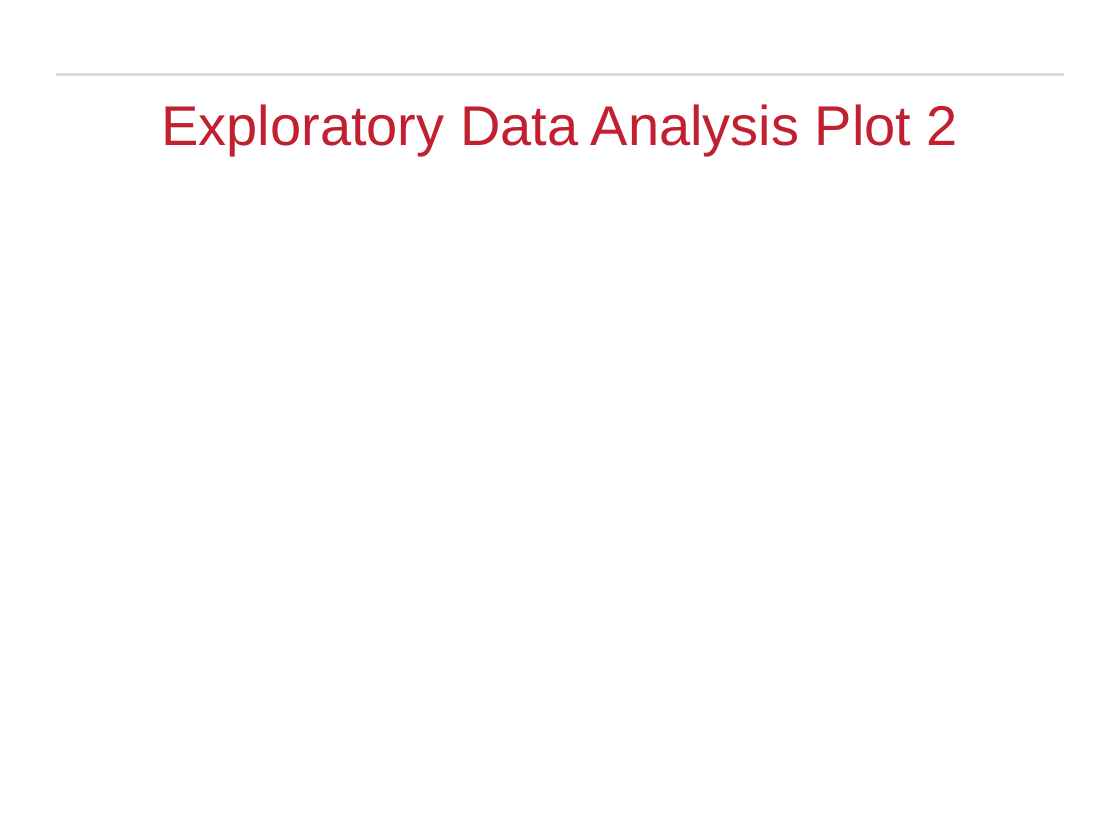
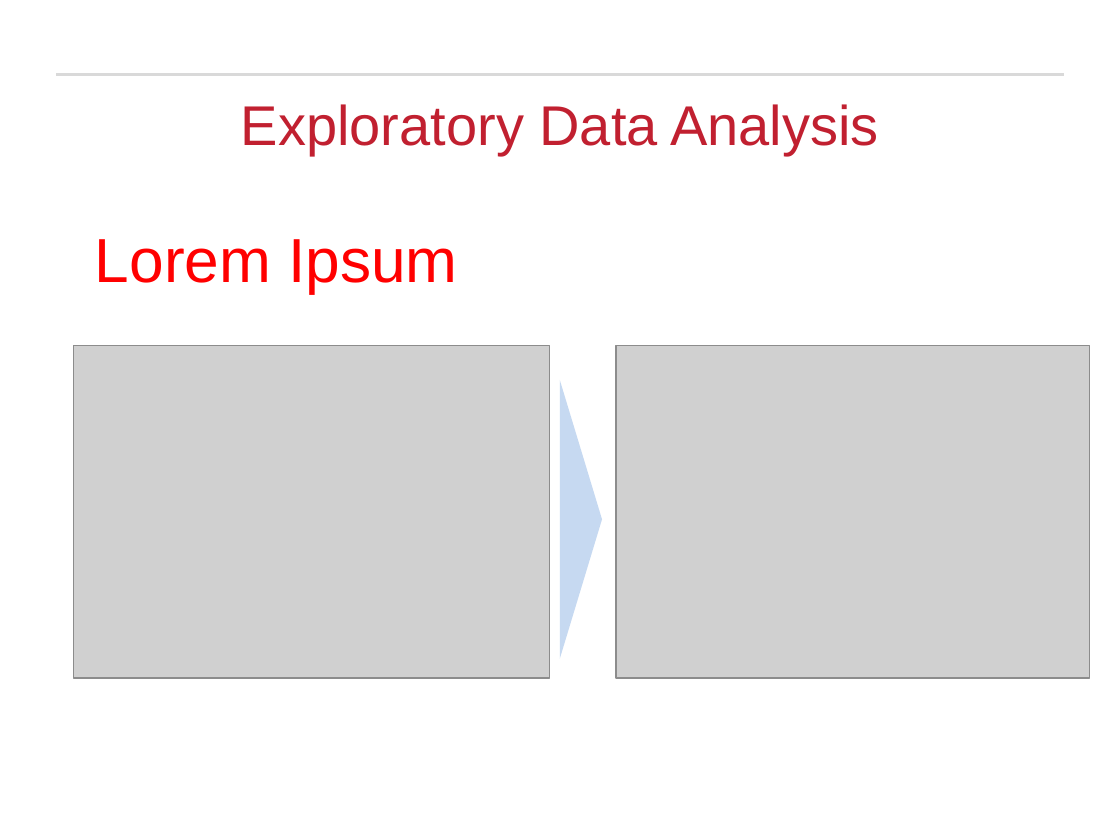
Before and after one commit to rajakash31/Presidential_Election_2016_Classification, a slide deck: slide 8 of Final Submission/Presidential Election Analysis_Final.pptx. Drawn at 1120x840 pixels with LibreOffice and Linux fonts; fonts in the diff are those of the drawing; grey boxes stand for pictures; background and template pictures are left out. Boxes give left, top, right and bottom in pixels: in the first picture for what was removed or moved away, otherwise in the second. Text is boxed around its words. In the diff, an @@ line names an element or a change of style, - is before the commit and + after.

```diff
--- a/Final Submission/Presidential Election Analysis_Final.pptx
+++ b/Final Submission/Presidential Election Analysis_Final.pptx
@@ title at (x1=241, y1=104, x2=878, y2=155): text changed @@
-Exploratory Data Analysis Plot 2
+Exploratory Data Analysis
@@ text added at (x1=95, y1=239, x2=457, y2=293), 40 pt, text #FF0000 @@
+Lorem Ipsum
@@ picture added at (x1=73, y1=345, x2=549, y2=678) @@
@@ picture added at (x1=616, y1=345, x2=1090, y2=678) @@
@@ triangle added at (x1=559, y1=380, x2=602, y2=659), fill #C6D9F1 @@
```
Also in this commit, not shown: 5 other slides changed, 1 slide added, 1 slide removed, 20 other files.
